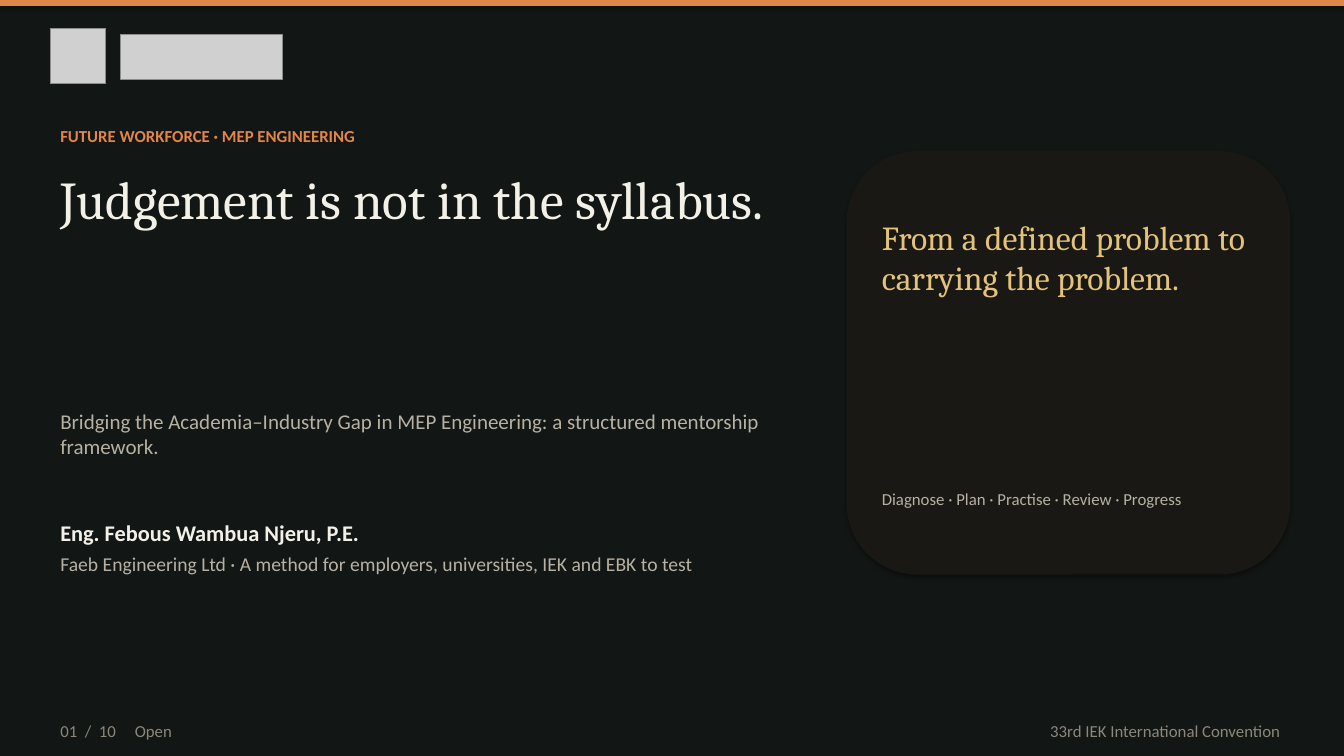
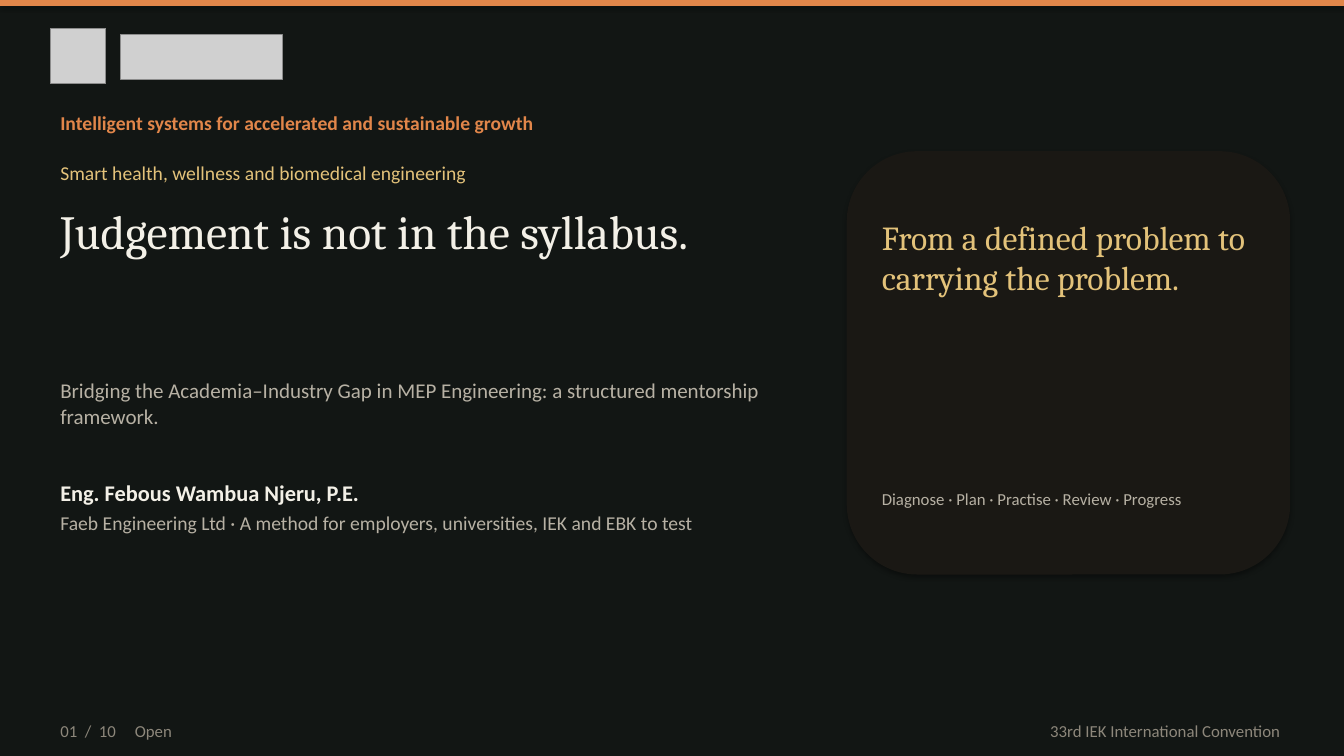
Before and after one commit to kakaijacob/Special-Operations-Schema, a slide deck: slide 1 of iek-talks/IEK_MEP_Mentorship_10_slides.pptx. Drawn at 1344x756 pixels with LibreOffice and Linux fonts; fonts in the diff are those of the drawing; grey boxes stand for pictures. Boxes give left, top, right and bottom in pixels: in the first picture for what was removed or moved away, otherwise in the second. Text is boxed around its words. In the diff, an @@ line names an element or a change of style, - is before the commit and + after.

```diff
--- a/iek-talks/IEK_MEP_Mentorship_10_slides.pptx
+++ b/iek-talks/IEK_MEP_Mentorship_10_slides.pptx
@@ text added at box(60, 116, 534, 134), 14 pt, text #E1864A, bold @@
+Intelligent systems for accelerated and sustainable growth
@@ text removed at box(60, 131, 354, 142) @@
-FUTURE WORKFORCE · MEP ENGINEERING
@@ text added at box(60, 166, 466, 184), 14 pt, text #E3C27A @@
+Smart health, wellness and biomedical engineering
@@ text "Judgement is not in the ...": place and size @@
-text "Judgement is not in the ..." at box(60, 182, 764, 231)
+text "Judgement is not in the ..." at box(60, 216, 688, 259)
@@ text "Judgement is not in the ..." at box(60, 216, 688, 259): size 38 to 34 pt @@
@@ text "Bridging the Academia–Industry Gap in ...": place and size @@
-text "Bridging the Academia–Industry Gap in ..." at box(60, 414, 759, 454)
+text "Bridging the Academia–Industry Gap in ..." at box(60, 383, 759, 424)
@@ text "Eng. Febous Wambua Njeru, P.E.": place and size @@
-text "Eng. Febous Wambua Njeru, P.E." at box(60, 525, 692, 575)
+text "Eng. Febous Wambua Njeru, P.E." at box(60, 485, 692, 534)
```
Also in this commit, not shown: 1 other slide changed, 2 other files.
